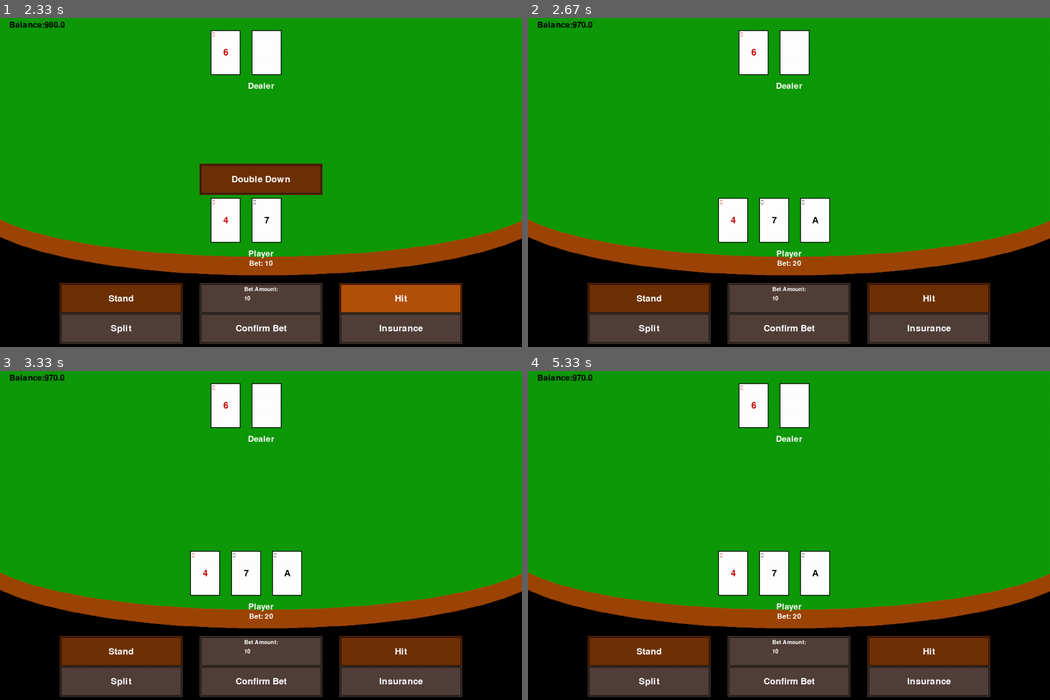
Above: before the commit, frames 1-4 (two rows, left to right).
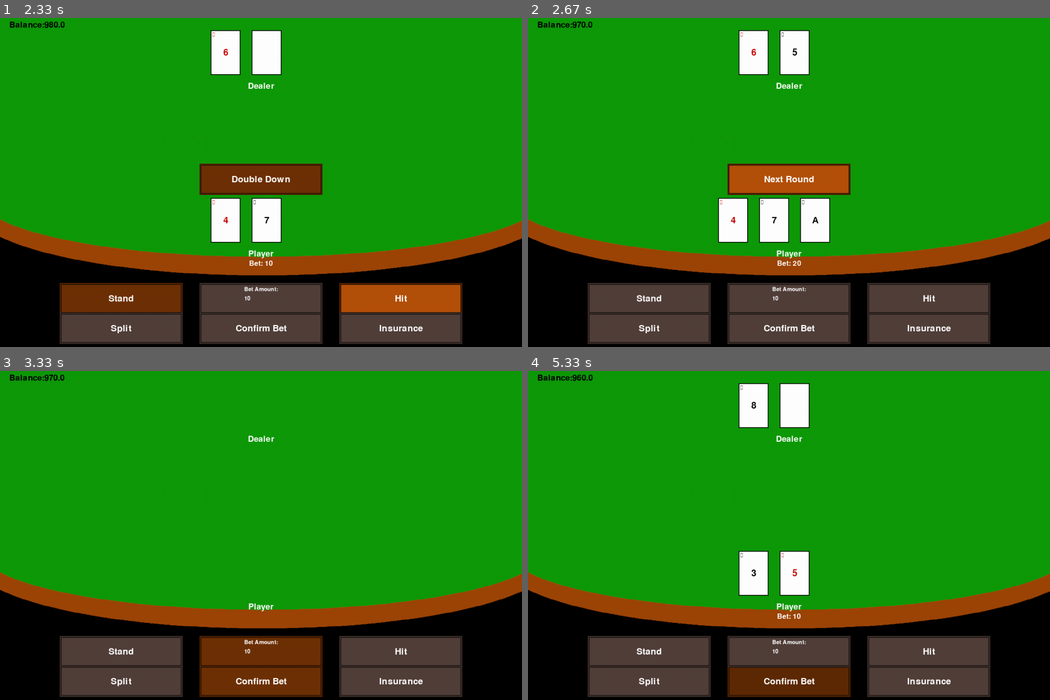
Above: after the commit, the same moments.

Repository: CDonners/None-Exam-Assessment-2026-AQA
Game: pygame game, started from bankrollBust/main.py
The game is run twice, just before and just after one commit, with the same random seed, the same clock (stepped at 60 frames per second) and the same inputs.
Inputs (mouse positions are in pixels of both pictures, inside the frame that each line leads up to):
- Up to frame 1 (2.33 s): press the mouse at (261, 123) at 0.37 s; move the mouse to (266, 202) at 0.47 s; release the mouse at (276, 277) at 0.6 s; click "Start Game" at 0.78 s; click "Confirm Bet" at 1.08 s; press the mouse at (401, 297) at 1.4 s; move the mouse to (307, 182) at 1.5 s; release the mouse at (219, 70) at 1.63 s; click "Next Round" at 1.75 s; press the mouse at (261, 327) at 2.07 s; move the mouse to (334, 314) at 2.17 s; release the mouse at (407, 300) at 2.3 s
- Up to frame 2 (2.67 s): click "Double Down" at 2.42 s
- Up to frame 3 (3.33 s): click (292, 466) at 2.75 s; press the mouse at (261, 532) at 3.07 s; move the mouse to (182, 532) at 3.17 s; release the mouse at (104, 535) at 3.3 s
- Up to frame 4 (5.33 s): click (794, 640) at 3.42 s; click (950, 594) at 3.75 s; click "Bet Amount:" at 4.58 s; click (966, 413) at 4.92 s; press the mouse at (789, 680) at 5.23 s

Frame 1 is identical in both runs. In frame 2, 6.2% of the frame differs, in the area x 11-89%, y 4-90%; in frame 3, 12%, in the area x 11-89%, y 3-100%; in frame 4, 8.3%.

Commit message:
Fixing double down so it ends the player's turn

Diff:
--- a/bankrollBust/main.py
+++ b/bankrollBust/main.py
@@ -105,8 +105,8 @@
                 currentPlayer.dealCard(game.deckInstance)
                 game.updateBet(currentPlayerIndex)
                 if game.checkBusted(currentPlayer):
-                    endPlayerTurn()
                     currentPlayer.bust(game)
+                endPlayerTurn()
 
     # Gameplay loop
     while gamePlayRunning:
